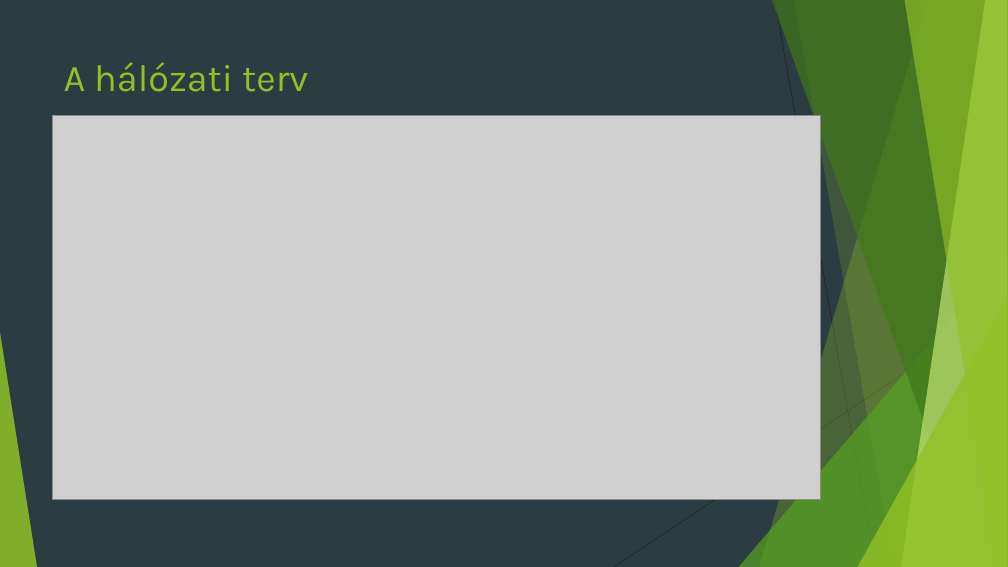
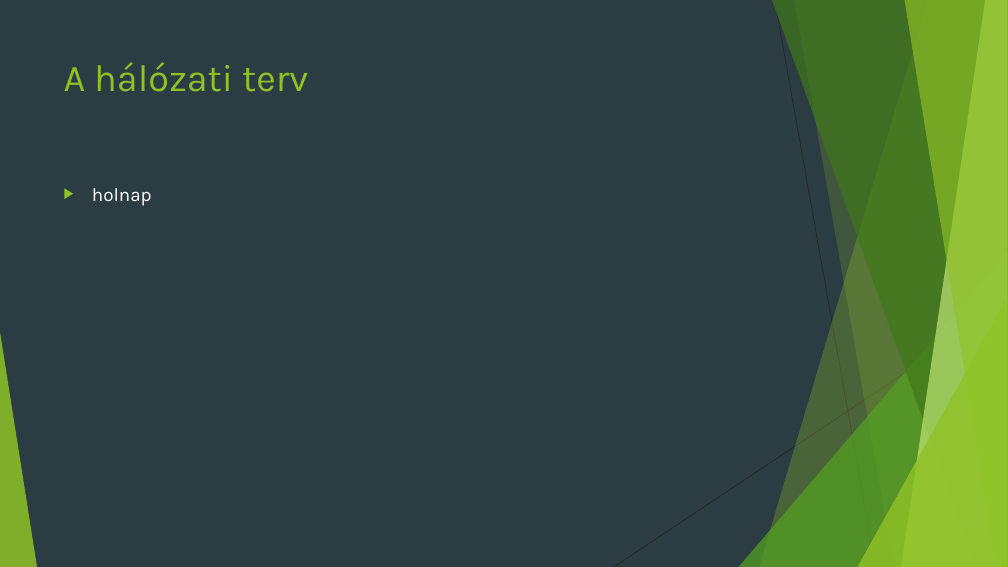
Before and after one commit to Sprint2sport2/projekt, a slide deck: slide 3 of Projekt Feladat (1).pptx (slide 5 before the commit). Drawn at 1008x567 pixels with LibreOffice and Linux fonts; fonts in the diff are those of the drawing; grey boxes stand for pictures. Boxes give left, top, right and bottom in pixels: in the first picture for what was removed or moved away, otherwise in the second. Text is boxed around its words. In the diff, an @@ line names an element or a change of style, - is before the commit and + after.

```diff
--- a/Projekt Feladat (1).pptx
+++ b/Projekt Feladat (1).pptx
@@ picture removed at <box>53,116,821,500</box> @@
@@ text added at <box>92,188,152,206</box>, 18 pt, text #FFFFFF @@
+▶ holnap
```
Also in this commit, not shown: 9 other slides changed, 2 slides added, 22 slides removed.
